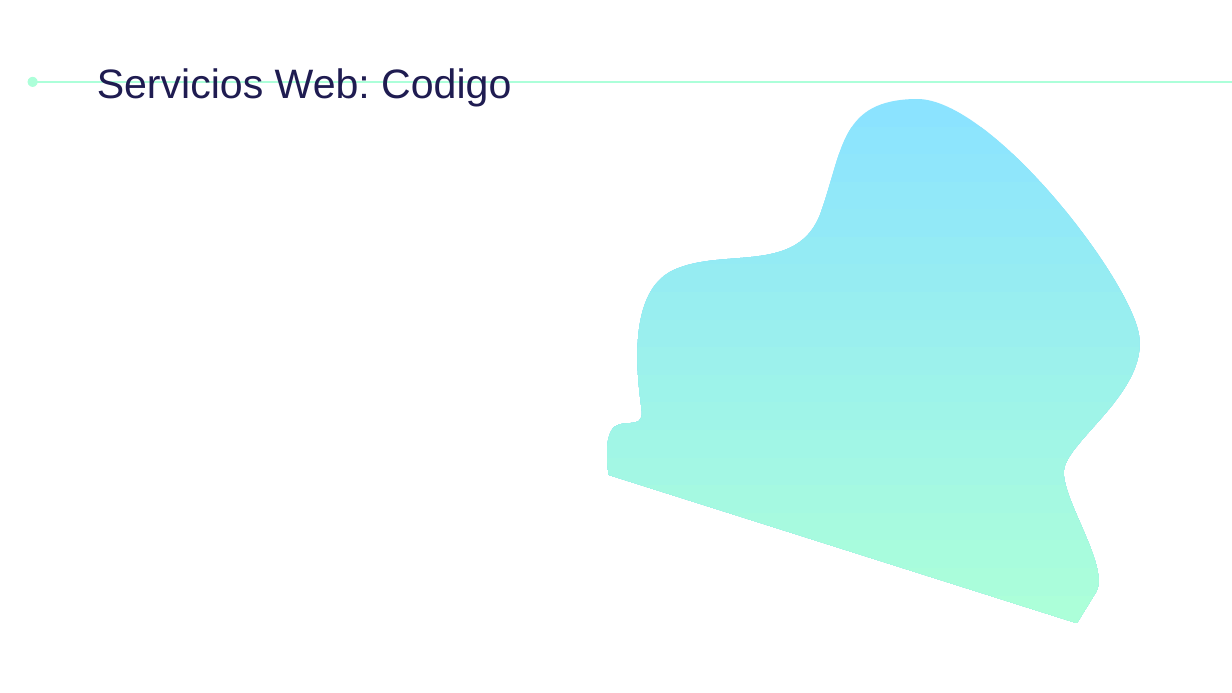
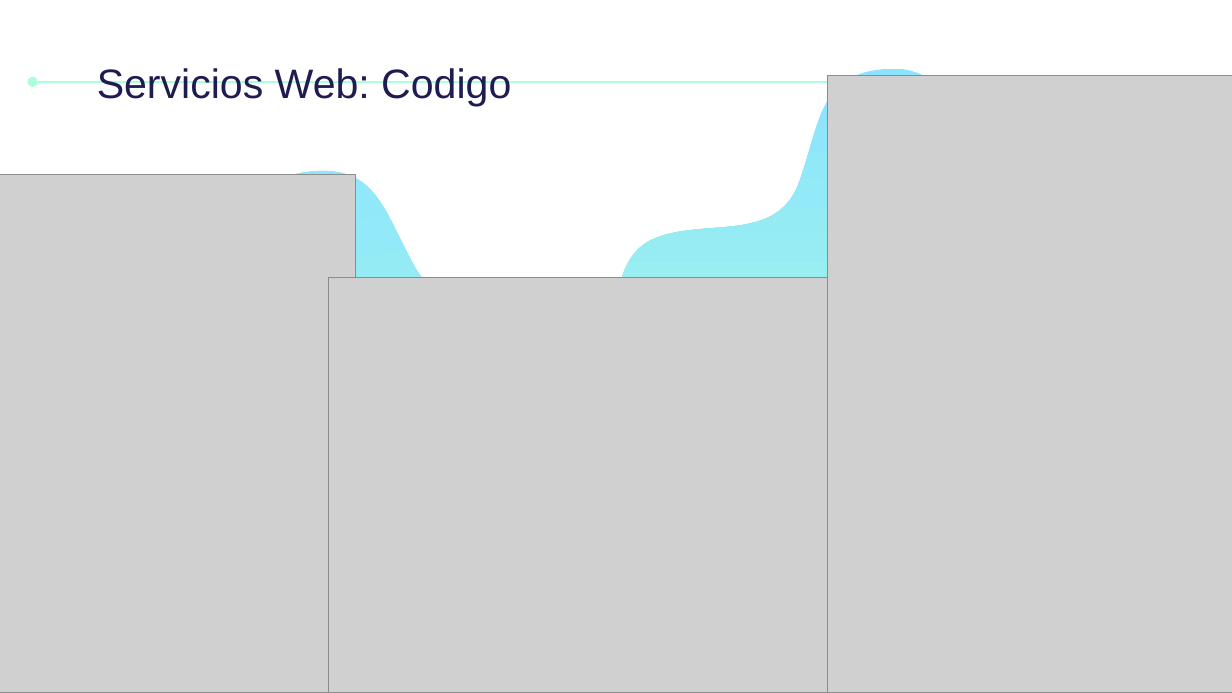
Before and after one commit to Enmanuel99TJ/Proyecto-de-Administracion-de-Servidores-Starlin-Germosen-, a slide deck: slide 9 of Proyecto Final Administracion de Servidores Enmanuel Tejada 18-MISM-1-007.pptx (slide 10 before the commit). Drawn at 1232x693 pixels with LibreOffice and Linux fonts; fonts in the diff are those of the drawing; grey boxes stand for pictures. Boxes give left, top, right and bottom in pixels: in the first picture for what was removed or moved away, otherwise in the second. Text is boxed around its words. In the diff, an @@ line names an element or a change of style, - is before the commit and + after.

```diff
--- a/Proyecto Final Administracion de Servidores Enmanuel Tejada 18-MISM-1-007.pptx
+++ b/Proyecto Final Administracion de Servidores Enmanuel Tejada 18-MISM-1-007.pptx
@@ freeform shape: place and size @@
-freeform shape at (604, 99, 1148, 623)
+freeform shape at (582, 69, 1126, 594)
@@ picture added at (828, 75, 1232, 692) @@
@@ freeform shape added at (74, 118, 702, 693), fill gradient #8BE3FF to #ACFFD9 @@
@@ picture added at (0, 175, 356, 693) @@
@@ picture added at (329, 278, 828, 693) @@
```
Also in this commit, not shown: 1 other slide changed, 1 slide removed.
